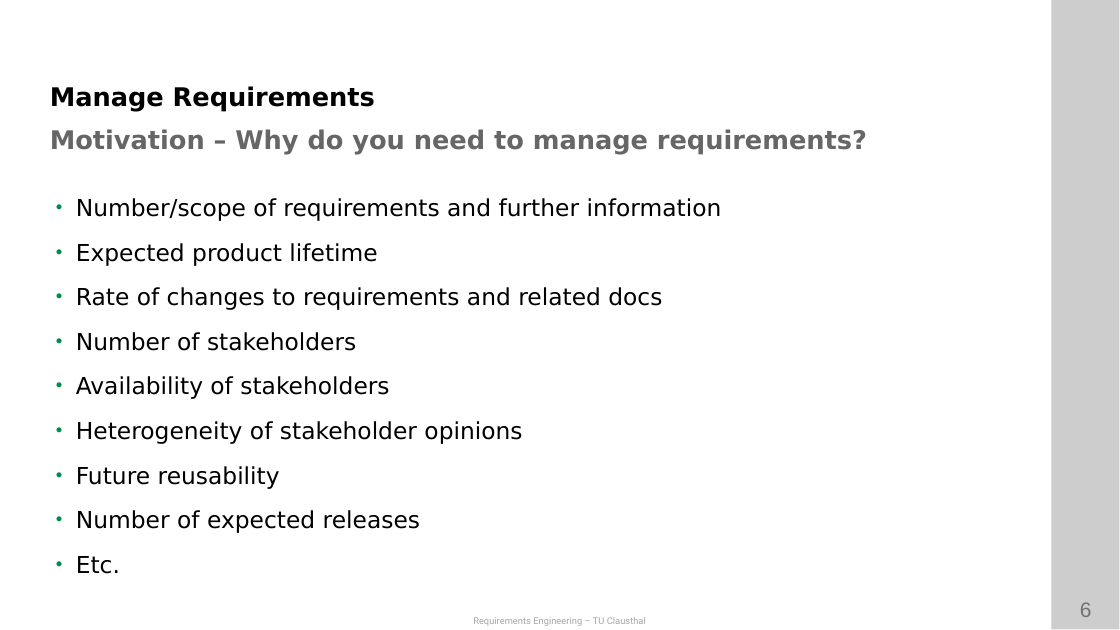
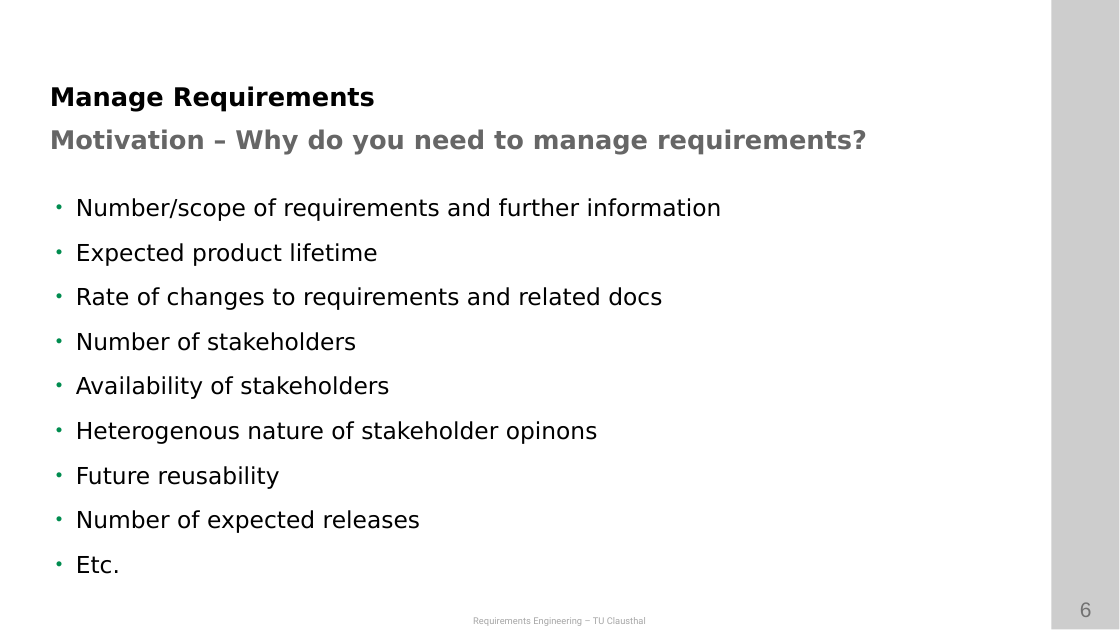
Before and after one commit to ETCE-LAB/teaching-material, a slide deck: slide 6 of Requirements-Engineering/RE-L07_Management.pptx. Drawn at 1120x630 pixels with LibreOffice and Linux fonts; fonts in the diff are those of the drawing; background and template pictures are left out. Boxes give left, top, right and bottom in pixels: in the first picture for what was removed or moved away, otherwise in the second. Text is boxed around its words. In the diff, an @@ line names an element or a change of style, - is before the commit and + after.

```diff
--- a/Requirements-Engineering/RE-L07_Management.pptx
+++ b/Requirements-Engineering/RE-L07_Management.pptx
@@ text at <box>76,421,598,444</box>: text changed @@
-• Heterogeneity of stakeholder opinions
+• Heterogenous nature of stakeholder opinons
```
Also in this commit, not shown: 6 other slides changed, 5 other files.
